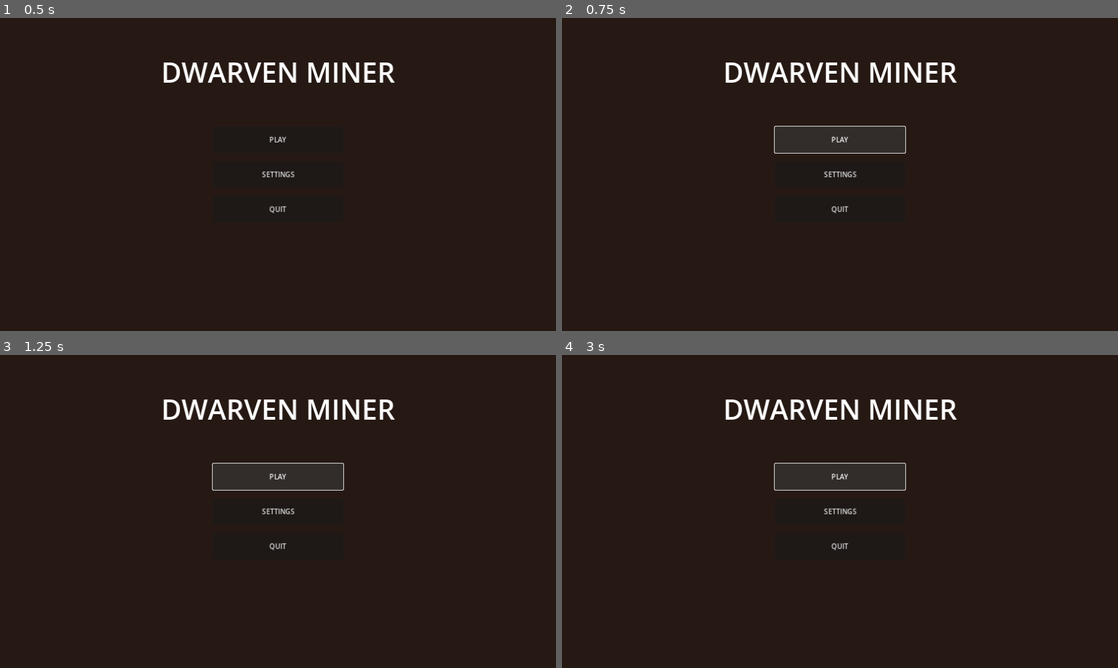
Above: before the commit, frames 1-4 (two rows, left to right).
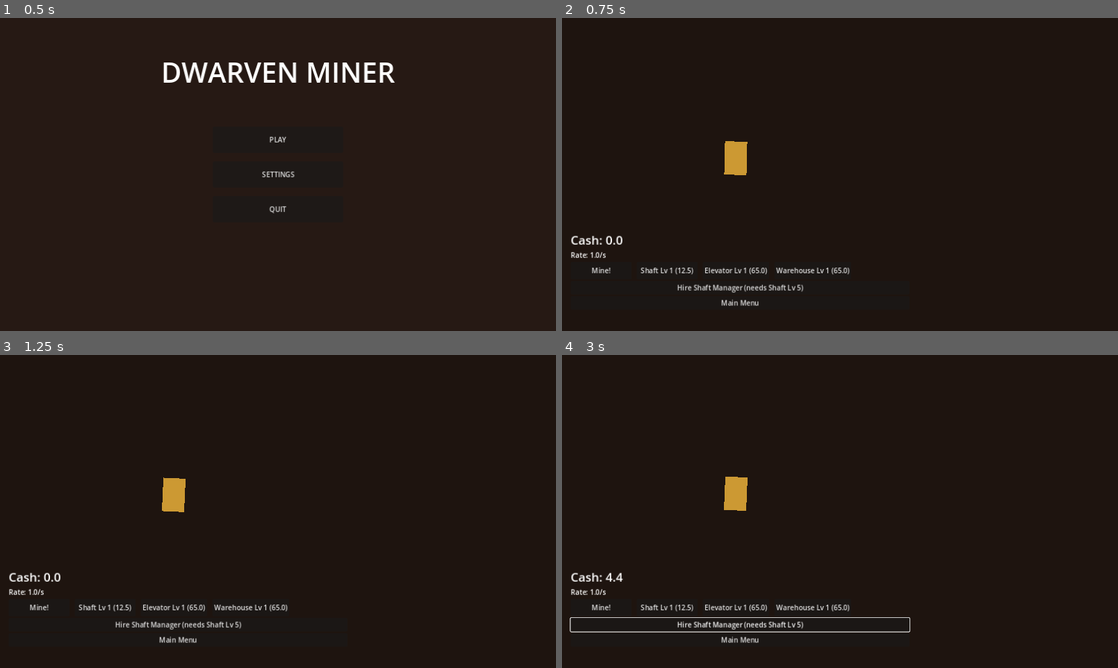
Above: after the commit, the same moments.

Repository: SarutobiSasuke8/dwarven-miner
Game: Godot game, scene res://scenes/main_menu.tscn
Two runs of this game, one before a commit and one after it. Both use one fixed random seed, a clock stepped at 60 frames per second and the inputs below.
Inputs (mouse positions are in pixels of both pictures, inside the frame that each line leads up to):
- Up to frame 1 (0.5 s): no input
- Up to frame 2 (0.75 s): click "PLAY" at 0.5 s
- Up to frame 3 (1.25 s): no input
- Up to frame 4 (3 s): click (600, 608) at 1.25 s, where only the run after the commit has a clickable "Mine!"; click (739, 624) at 2 s, where only the run after the commit has a clickable "Hire Shaft Manager (needs Sha…"; click (840, 477) at 2.75 s, where only the run before the commit has a clickable "PLAY"

Frame 1 is identical in both runs. In frame 2, 5.0% of the frame differs, in the area x 1-71%, y 14-92%; in frame 3, 5.0%; in frame 4, 5.5%.

Commit message:
Make the mine scene load and play
- Remove the # comment lines that stopped mine.tscn parsing, so Play
  opens the mine.
- Wire every button and add Mine! (instant cash plus a 5-second boost)
  and Hire Manager (shaft, elevator, warehouse in order; placeholder
  prices 100, 250, 600).
- Show level and next cost on the upgrade buttons, and autosave every
  30 seconds as main.gd does.

Co-Authored-By: Claude Opus 5.5 <noreply@anthropic.com>

Diff:
--- a/scenes/mine.tscn
+++ b/scenes/mine.tscn
@@ -26,12 +26,10 @@
 [node name="Miner" type="Sprite2D" parent="."]
 position = Vector2(400, 320)
 scale = Vector2(0.4, 0.4)
-# Assign texture = preload("res://assets/miner_idle.png") once added
 
 [node name="Cart" type="Sprite2D" parent="."]
 position = Vector2(250, 350)
 scale = Vector2(0.3, 0.3)
-# Assign cart texture
 
 [node name="UI" type="VBoxContainer" parent="."]
 layout_mode = 1
@@ -39,8 +37,8 @@
 anchor_top = 1.0
 anchor_bottom = 1.0
 offset_left = 20.0
-offset_top = -180.0
-offset_right = 500.0
+offset_top = -230.0
+offset_right = 800.0
 offset_bottom = -20.0
 
 [node name="CashLabel" type="Label" parent="UI"]
@@ -55,6 +53,11 @@
 [node name="Buttons" type="HBoxContainer" parent="UI"]
 layout_mode = 2
 theme_override_constants/separation = 12
+
+[node name="MineButton" type="Button" parent="UI/Buttons"]
+layout_mode = 2
+custom_minimum_size = Vector2(140, 40)
+text = "Mine!"
 
 [node name="UpgradeShaft" type="Button" parent="UI/Buttons"]
 layout_mode = 2
@@ -71,6 +74,17 @@
 custom_minimum_size = Vector2(140, 40)
 text = "Upgrade Warehouse"
 
+[node name="HireManager" type="Button" parent="UI"]
+layout_mode = 2
+text = "Hire Shaft Manager"
+
 [node name="MenuButton" type="Button" parent="UI"]
 layout_mode = 2
 text = "Main Menu"
+
+[connection signal="pressed" from="UI/Buttons/MineButton" to="." method="_on_mine_button_pressed"]
+[connection signal="pressed" from="UI/Buttons/UpgradeShaft" to="." method="_on_upgrade_shaft_pressed"]
+[connection signal="pressed" from="UI/Buttons/UpgradeElev" to="." method="_on_upgrade_elev_pressed"]
+[connection signal="pressed" from="UI/Buttons/UpgradeWare" to="." method="_on_upgrade_ware_pressed"]
+[connection signal="pressed" from="UI/HireManager" to="." method="_on_hire_manager_pressed"]
+[connection signal="pressed" from="UI/MenuButton" to="." method="_on_menu_button_pressed"]
--- a/scripts/mine.gd
+++ b/scripts/mine.gd
@@ -3,12 +3,28 @@
 @onready var cash_label: Label = $UI/CashLabel
 @onready var rate_label: Label = $UI/RateLabel
 @onready var miner: Sprite2D = $Miner
+@onready var shaft_button: Button = $UI/Buttons/UpgradeShaft
+@onready var elev_button: Button = $UI/Buttons/UpgradeElev
+@onready var ware_button: Button = $UI/Buttons/UpgradeWare
+@onready var manager_button: Button = $UI/HireManager
+
+# Placeholder manager prices, in hire order. Balance after a playtest.
+const MANAGER_ORDER = ["shafts", "elevator", "warehouse"]
+const MANAGER_COSTS = {"shafts": 100.0, "elevator": 250.0, "warehouse": 600.0}
+const MANAGER_NAMES = {"shafts": "Shaft", "elevator": "Elevator", "warehouse": "Warehouse"}
 
 var mining_time: float = 0.0
 var is_mining: bool = true
+var tap_timer: float = 0.0
 
 func _ready() -> void:
 	update_ui()
+	# Auto-save every 30 seconds
+	var timer = Timer.new()
+	timer.wait_time = 30.0
+	timer.timeout.connect(GameState.save_game)
+	add_child(timer)
+	timer.start()
 	# Simple placeholder color so you can see the miner even without texture
 	if miner.texture == null:
 		var img = Image.create(128, 192, false, Image.FORMAT_RGBA8)
@@ -20,6 +36,9 @@
 	if GameState.managers_hired.get("shafts", false) and GameState.managers_hired.get("elevator", false) and GameState.managers_hired.get("warehouse", false):
 		GameState.cash += rate * delta
 		GameState.idle_rate = rate
+	elif tap_timer > 0:
+		GameState.cash += rate * delta * 2.0  # temporary tap boost
+		tap_timer -= delta
 
 	# Simple mining animation (bob + slight swing) — easy to replace with AnimatedSprite2D later
 	if is_mining and miner:
@@ -34,6 +53,23 @@
 func update_ui() -> void:
 	cash_label.text = "Cash: %s" % format_number(GameState.cash)
 	rate_label.text = "Rate: %s/s" % format_number(GameState.get_bottlenecked_rate())
+	shaft_button.text = "Shaft Lv %d (%s)" % [GameState.shafts[0].level, format_number(10.0 * pow(1.25, GameState.shafts[0].level))]
+	elev_button.text = "Elevator Lv %d (%s)" % [GameState.elevator_level, format_number(50.0 * pow(1.3, GameState.elevator_level))]
+	ware_button.text = "Warehouse Lv %d (%s)" % [GameState.warehouse_level, format_number(50.0 * pow(1.3, GameState.warehouse_level))]
+	var next = next_manager()
+	if next == "":
+		manager_button.text = "All Automated!"
+		manager_button.disabled = true
+	elif next == "shafts" and GameState.shafts[0].level < 5:
+		manager_button.text = "Hire Shaft Manager (needs Shaft Lv 5)"
+	else:
+		manager_button.text = "Hire %s Manager (%s)" % [MANAGER_NAMES[next], format_number(MANAGER_COSTS[next])]
+
+func next_manager() -> String:
+	for key in MANAGER_ORDER:
+		if not GameState.managers_hired.get(key, false):
+			return key
+	return ""
 
 func format_number(n: float) -> String:
 	if n < 1000:
@@ -44,6 +80,18 @@
 		n /= 1000
 		i += 1
 	return "%.1f%s" % [n, units[i]]
+
+func _on_mine_button_pressed() -> void:
+	GameState.cash += GameState.get_bottlenecked_rate()
+	tap_timer = 5.0  # 5 second boost from tapping
+
+func _on_hire_manager_pressed() -> void:
+	var next = next_manager()
+	if next == "" or (next == "shafts" and GameState.shafts[0].level < 5):
+		return
+	if GameState.cash >= MANAGER_COSTS[next]:
+		GameState.cash -= MANAGER_COSTS[next]
+		GameState.managers_hired[next] = true
 
 func _on_upgrade_shaft_pressed() -> void:
 	var shaft = GameState.shafts[0]
